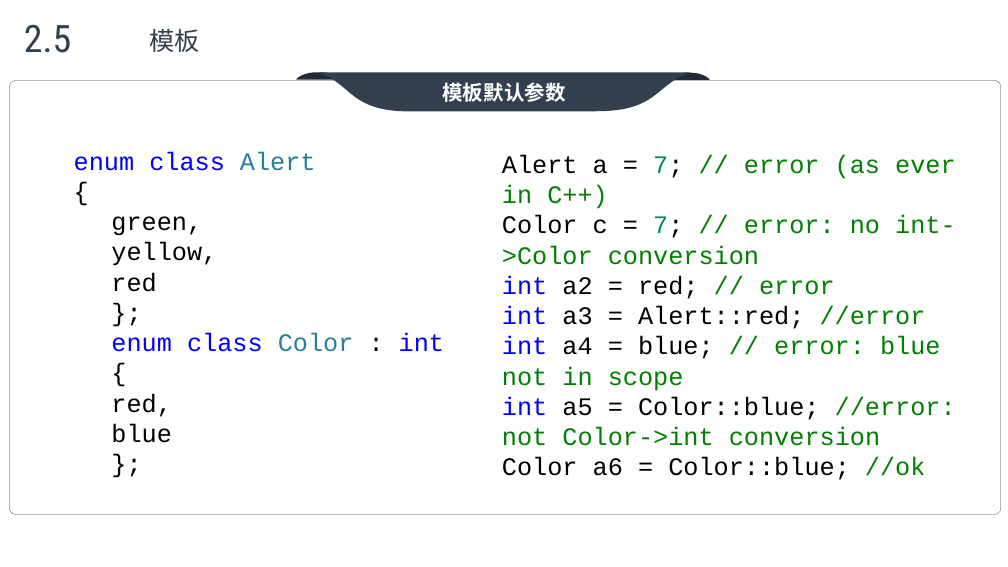
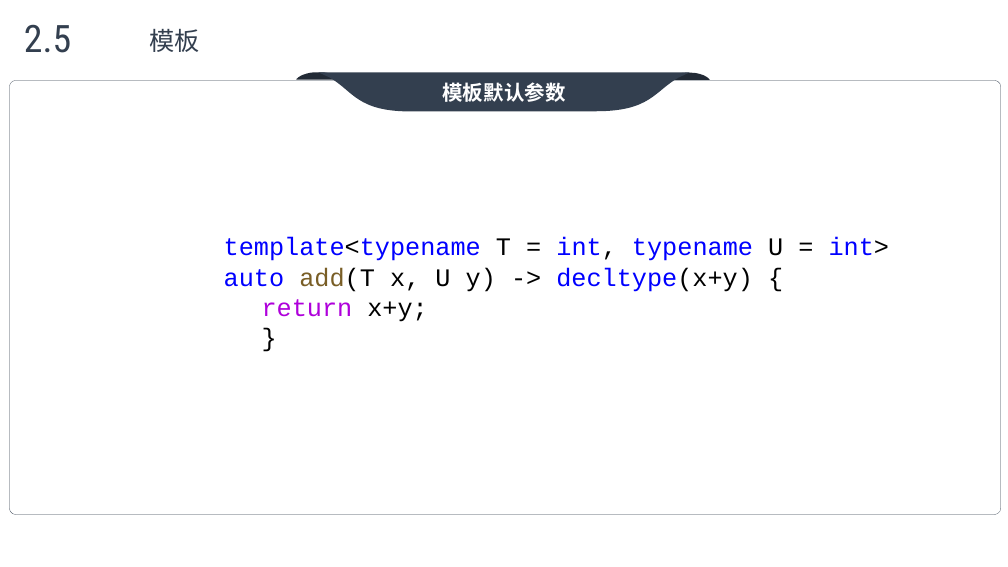
Before and after one commit to max4sharing/modern_cpp, a slide deck: slide 25 of C++11.pptx (slide 23 before the commit). Drawn at 1008x567 pixels with LibreOffice and Linux fonts; fonts in the diff are those of the drawing; background and template pictures are left out. Boxes give left, top, right and bottom in pixels: in the first picture for what was removed or moved away, otherwise in the second. Text is boxed around its words. In the diff, an @@ line names an element or a change of style, - is before the commit and + after.

Commit message:
aa

```diff
--- a/C++11.pptx
+++ b/C++11.pptx
@@ text removed at (74,151,444,443) @@
-enum class Alert
-{
-  green,
-  yellow,
-  red
-};
-enum class Color : int
-{
-  red,
-  blue
-};
@@ text removed at (502,154,956,480) @@
-Alert a = 7; // error (as ever in C++)
-Color c = 7; // error: no int->Color conversion
-int a2 = red; // error
-int a3 = Alert::red; //error
-int a4 = blue; // error: blue not in scope
-int a5 = Color::blue; //error: not Color->int conversion
-Color a6 = Color::blue; //ok
@@ text added at (224,237,889,322), 24 pt, text #0000FF @@
+template<typename T = int, typename U = int>
+auto add(T x, U y) -> decltype(x+y) {
+  return x+y;
+}
```
Also in this commit, not shown: 5 other slides changed, 5 slides added.
